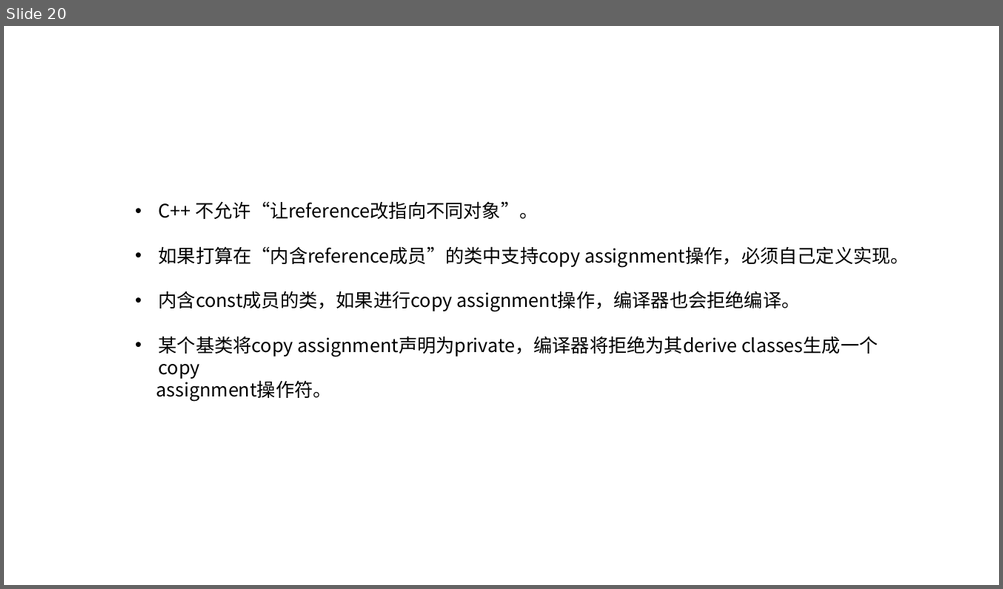
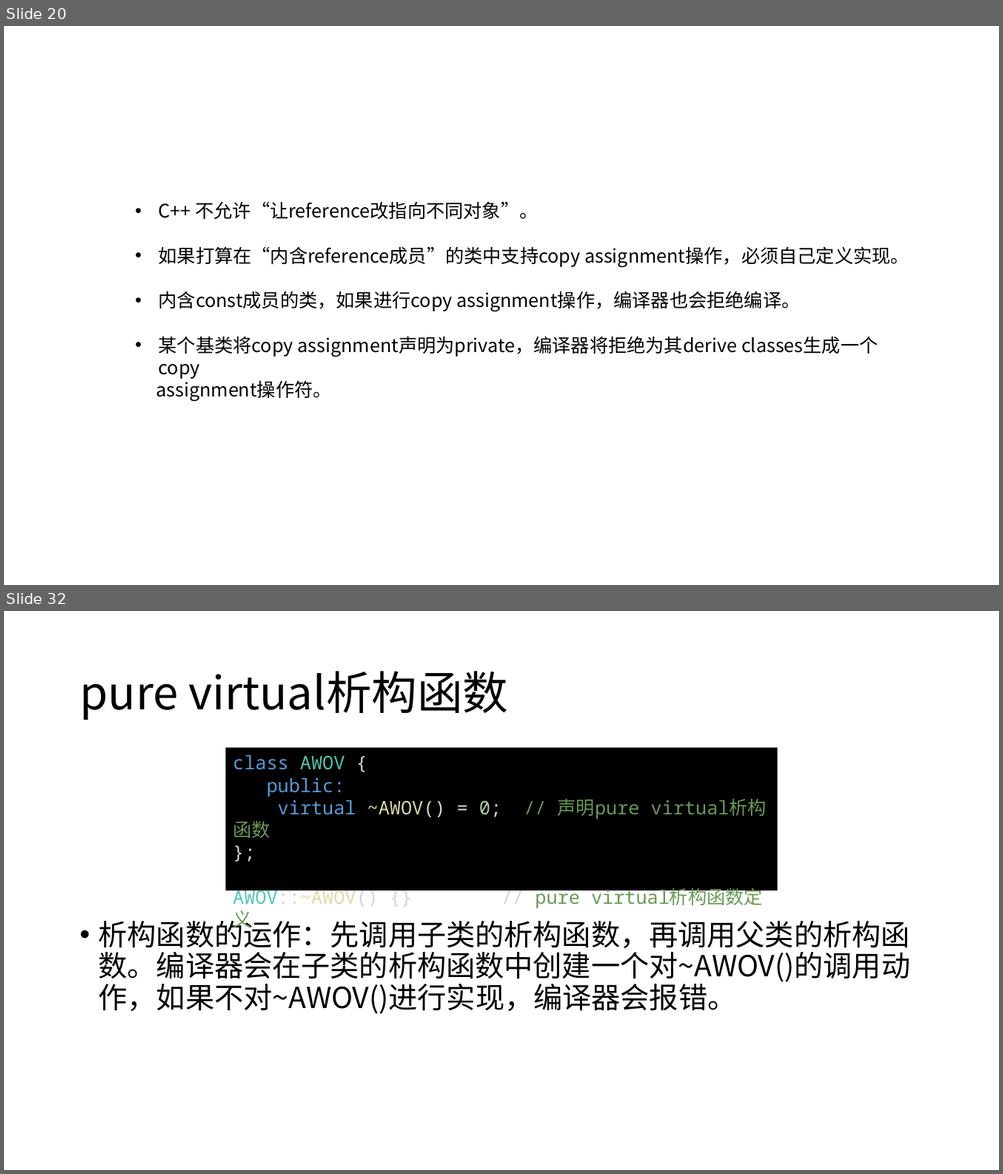
Before and after one commit to h-hkai/Effective-CPP, a slide deck: Effective C++.pptx. Shown one above the other, each under a label of ours: slide 20 before the commit, slides 20 and 32 after it; the slides between them are not shown. The pictures are 1003x589 and 1003x1174 pixels, drawn with LibreOffice and Linux fonts; fonts in the diff are those of the drawing. Boxes give left, top, right and bottom in pixels: in the first picture for what was removed or moved away, otherwise in the second. Text is boxed around its words. In the diff, an @@ line names an element or a change of style, - is before the commit and + after.

```diff
--- a/Effective C++.pptx
+++ b/Effective C++.pptx
@@ slide 32 added at [4,611,999,1170], background #FFFFFF @@
@@ title added at [79,671,508,720], 44 pt, text #000000 @@
+pure virtual析构函数
@@ rectangle added at [225,748,777,891], fill #000000, 18 pt, text #6A9955 @@
+class AWOV {
+public:
+virtual ~AWOV() = 0; // 声明pure virtual析构函数
+};
+AWOV::~AWOV() {} // pure virtual析构函数定义
@@ text added at [99,916,910,1014], 28 pt, text #000000 @@
+• 析构函数的运作：先调用子类的析构函数，再调用父类的析构函数。编译器会在子类的析构函数中创建一个对~AWOV()的调用动作，如果不对~AWOV()进行实现，编译器会报错。
```
Also in this commit, not shown: 11 other slides added, 3 other files.
